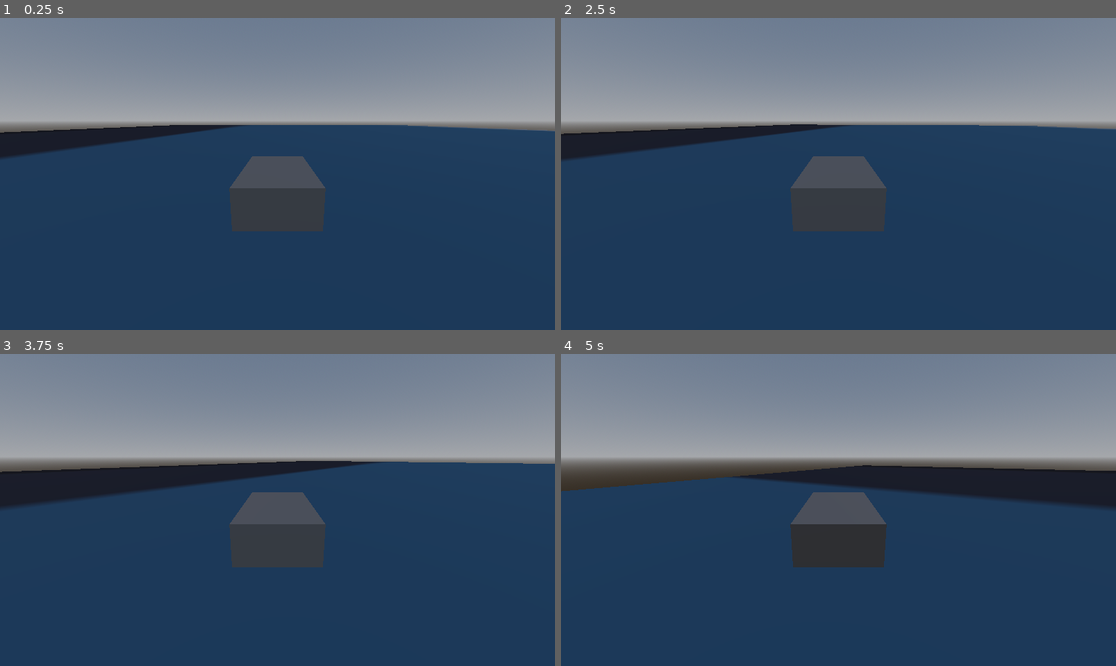
Above: before the commit, frames 1-4 (two rows, left to right).
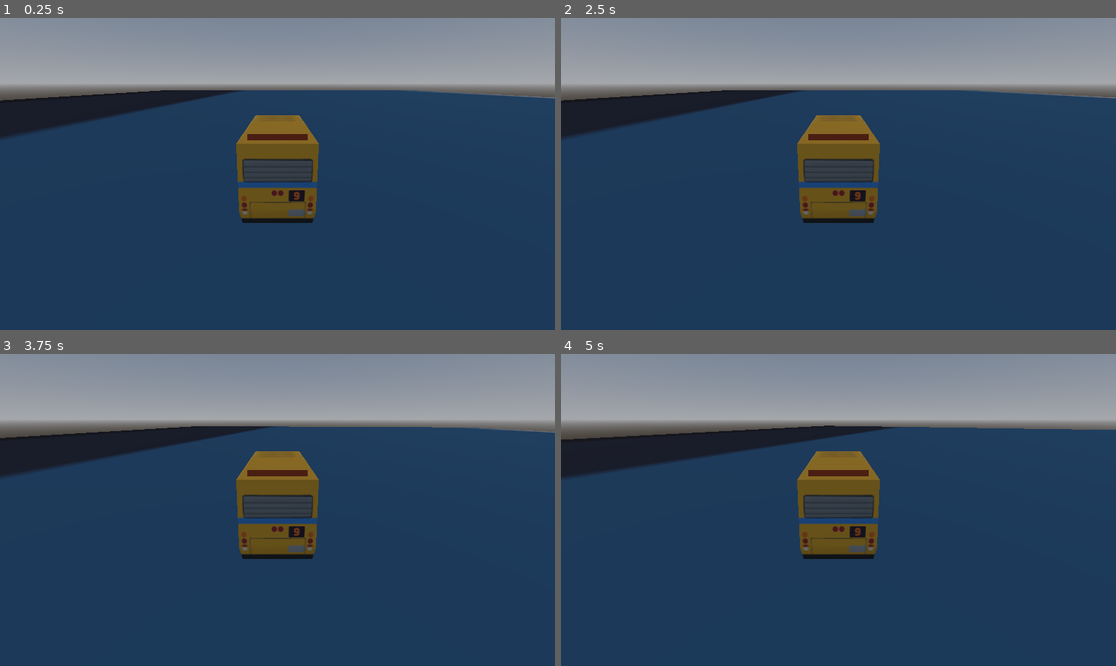
Above: after the commit, the same moments.

Repository: Username4DSchool/racing_game
Game: Godot game, scene res://test_envi.tscn
Two runs of this game, one before a commit and one after it. Both use one fixed random seed, a clock stepped at 60 frames per second and the inputs below. The engine's default icon, where the game draws it, is replaced by a stand-in: a white triangle on a blue panel in a dark square.
Inputs:
- Up to frame 1 (0.25 s): no input
- Up to frame 2 (2.5 s): tap Enter at 0.5, 2 s; hold Right (ui_right) 0.53-1.28 s; tap Space at 1.25 s; hold Down (ui_down) 1.28-2.03 s; hold Right (ui_right) from 2.03 s (still down)
- Up to frame 3 (3.75 s): release Right (ui_right) at 2.78 s; hold Up (ui_up) 2.78-3.53 s; hold Left (ui_left) from 3.53 s (still down)
- Up to frame 4 (5 s): keep holding Left (ui_left)

The runs differ from the first frame. In frame 1, 25% of the frame differs, in the area x 0-100%, y 13-69%; in frame 2, 25%; in frame 3, 27%; in frame 4, 30%.

Commit message:
nerfed nosliding, added checkpoints, finishes and a basic hud including a timer, created track template scene

Diff:
--- /dev/null
+++ b/bus_model.tscn
@@ -0,0 +1,33 @@
+[gd_scene load_steps=5 format=3 uid="uid://cthybrgghxhkv"]
+
+[ext_resource type="PackedScene" uid="uid://cu1j2g6vb0csx" path="res://assets/Low_Poly_Vehicles_bus.fbx" id="1_6kpk0"]
+[ext_resource type="Texture2D" uid="uid://wntw7gxckojc" path="res://assets/bus01.png" id="2_505j7"]
+
+[sub_resource type="StandardMaterial3D" id="StandardMaterial3D_jkwau"]
+albedo_texture = ExtResource("2_505j7")
+
+[sub_resource type="StandardMaterial3D" id="StandardMaterial3D_mjgeu"]
+albedo_color = Color(0, 0, 0, 1)
+
+[node name="Low_Poly_Vehicles_bus" instance=ExtResource("1_6kpk0")]
+
+[node name="bus" parent="." index="0"]
+surface_material_override/0 = SubResource("StandardMaterial3D_jkwau")
+
+[node name="wheel" parent="bus" index="0"]
+surface_material_override/0 = SubResource("StandardMaterial3D_mjgeu")
+
+[node name="wheel_2" parent="bus" index="1"]
+surface_material_override/0 = SubResource("StandardMaterial3D_mjgeu")
+
+[node name="wheel_3" parent="bus" index="2"]
+surface_material_override/0 = SubResource("StandardMaterial3D_mjgeu")
+
+[node name="wheel_4" parent="bus" index="3"]
+surface_material_override/0 = SubResource("StandardMaterial3D_mjgeu")
+
+[node name="wheel_5" parent="bus" index="4"]
+surface_material_override/0 = SubResource("StandardMaterial3D_mjgeu")
+
+[node name="wheel_6" parent="bus" index="5"]
+surface_material_override/0 = SubResource("StandardMaterial3D_mjgeu")
--- a/car.gd
+++ b/car.gd
@@ -6,7 +6,7 @@
 var slide_steer = 0
 var drift_multiplier= 0
 func _physics_process(delta: float) -> void:
-	if Input.get_axis("ui_left", "ui_right"):
+	if Input.get_axis("ui_left", "ui_right") and speed > 0:
 		if speed < 0.2:
 			steering = move_toward(steering, Input.get_axis("ui_left", "ui_right"), 0.1 * speed)
 		else:
@@ -16,7 +16,7 @@
 
 	if Input.is_action_pressed("ui_down"):
 		if Input.is_action_pressed("ui_up"):
-			speed = move_toward(speed, 0.3 ,0.022)
+			speed = move_toward(speed, 0.3 ,0.018)
 		else:
 			speed = move_toward(speed, -0.5 ,0.03)
 
@@ -35,17 +35,17 @@
 		else:
 			speed = move_toward(speed, 1, 0.004)
 	else:
-		speed = move_toward(speed, 0, 0.02)
+		speed = move_toward(speed, 0, 0.04)
 	velocity.y -= .1
 
 	self.move_and_slide()
 	self.move_and_collide(Vector3(speed * 0.2,0,0).rotated(Vector3(0,1,0), self.rotation.y))
-	print(speed)
+
 	if sliding:
 		self.move_and_collide(Vector3(slide_steer * 0.02 * speed, 0 ,0))
 		$Node3D.rotation.y = move_toward($Node3D.rotation.y,deg_to_rad(-90) + 0.3 * slide_steer, 0.004)
 		$Node3D/Camera3D.fov = move_toward($Node3D/Camera3D.fov, 40, 0.1)
-		drift_multiplier += delta * .25
+		drift_multiplier += delta * .40
 		if steering / abs(steering) != slide_steer or not Input.is_action_pressed("ui_down"):
 			sliding = false
 			speed = clamp(speed * 1 + drift_multiplier, -1 , 2)
--- a/car.tscn
+++ b/car.tscn
@@ -1,6 +1,7 @@
-[gd_scene load_steps=4 format=3 uid="uid://p23gv78dec47"]
+[gd_scene load_steps=5 format=3 uid="uid://p23gv78dec47"]
 
 [ext_resource type="Script" uid="uid://b1lvxqceuo66a" path="res://car.gd" id="1_7822p"]
+[ext_resource type="PackedScene" uid="uid://cthybrgghxhkv" path="res://bus_model.tscn" id="2_uoj53"]
 
 [sub_resource type="BoxShape3D" id="BoxShape3D_7822p"]
 size = Vector3(2, 0.5, 1)
@@ -8,7 +9,7 @@
 [sub_resource type="BoxMesh" id="BoxMesh_24jkt"]
 size = Vector3(2, 0.5, 1)
 
-[node name="car" type="CharacterBody3D"]
+[node name="car" type="CharacterBody3D" groups=["car"]]
 floor_stop_on_slope = false
 script = ExtResource("1_7822p")
 
@@ -17,6 +18,7 @@
 
 [node name="MeshInstance3D" type="MeshInstance3D" parent="."]
 transform = Transform3D(1, 0, 0, 0, 1, 0, 0, 0, 1, 1, 0, 0)
+visible = false
 skeleton = NodePath("body")
 
 [node name="body" type="MeshInstance3D" parent="MeshInstance3D"]
@@ -28,10 +30,13 @@
 transform = Transform3D(-4.37114e-08, 0, -1, 0, 1, 0, 1, 0, -4.37114e-08, 1, 1.095, 0)
 
 [node name="Camera3D" type="Camera3D" parent="Node3D"]
-transform = Transform3D(1, -1.08297e-08, -1.42304e-09, 1.08373e-08, 0.967445, 0.253083, -1.36411e-09, -0.253083, 0.967445, 3.21284e-09, -0.165634, 4.0035)
+transform = Transform3D(1, -1.75615e-08, -3.78587e-09, 1.75816e-08, 0.913389, 0.407088, -3.69108e-09, -0.407088, 0.913389, 3.21282e-09, 0.287826, 4.0035)
 
 [node name="front_ray" type="RayCast3D" parent="."]
 transform = Transform3D(1, 0, 0, 0, 1, 0, 0, 0, 1, 1, 0, 0)
 
 [node name="back_ray" type="RayCast3D" parent="."]
 transform = Transform3D(1, 0, 0, 0, 1, 0, 0, 0, 1, -1, 0, 0)
+
+[node name="Low_Poly_Vehicles_bus" parent="." instance=ExtResource("2_uoj53")]
+transform = Transform3D(-1.5299e-08, 0, 0.35, 0, 0.35, 0, -0.35, 0, -1.5299e-08, 0, -0.25, 0)
--- /dev/null
+++ b/checkpoint.gd
@@ -0,0 +1,18 @@
+extends Area3D
+
+@export var checked = false
+
+# Called when the node enters the scene tree for the first time.
+func _ready() -> void:
+	pass # Replace with function body.
+
+
+# Called every frame. 'delta' is the elapsed time since the previous frame.
+func _process(delta: float) -> void:
+	pass
+
+func _on_body_entered(body: Node3D) -> void:
+	if body.is_in_group("car"):
+		checked = true
+		print("checked")
+		self.get_parent().get_parent().check_checkpoints()
--- /dev/null
+++ b/checkpoint.tscn
@@ -0,0 +1,27 @@
+[gd_scene load_steps=5 format=3 uid="uid://cxustehqkjlkl"]
+
+[ext_resource type="Script" uid="uid://dtpnfkp41o7ba" path="res://checkpoint.gd" id="1_luqgl"]
+
+[sub_resource type="BoxShape3D" id="BoxShape3D_njsvn"]
+size = Vector3(2, 1, 0.1)
+
+[sub_resource type="BoxMesh" id="BoxMesh_luqgl"]
+size = Vector3(2, 1, 0.1)
+
+[sub_resource type="StandardMaterial3D" id="StandardMaterial3D_r6hke"]
+transparency = 1
+albedo_color = Color(0.576471, 0.643137, 1, 0.392157)
+
+[node name="checkpoint" type="Area3D"]
+script = ExtResource("1_luqgl")
+
+[node name="CollisionShape3D" type="CollisionShape3D" parent="."]
+transform = Transform3D(1, 0, 0, 0, 1, 0, 0, 0, 1, 0, 0.5, 0)
+shape = SubResource("BoxShape3D_njsvn")
+
+[node name="MeshInstance3D" type="MeshInstance3D" parent="."]
+transform = Transform3D(1, 0, 0, 0, 1, 0, 0, 0, 1, 0, 0.5, 0)
+mesh = SubResource("BoxMesh_luqgl")
+surface_material_override/0 = SubResource("StandardMaterial3D_r6hke")
+
+[connection signal="body_entered" from="." to="." method="_on_body_entered"]
--- /dev/null
+++ b/finish.gd
@@ -0,0 +1,5 @@
+extends Area3D
+
+func _on_body_entered(body: Node3D) -> void:
+	if body.is_in_group("car"):
+		self.get_parent().finish()
--- /dev/null
+++ b/finish.tscn
@@ -0,0 +1,27 @@
+[gd_scene load_steps=5 format=3 uid="uid://btkn7skpax3tn"]
+
+[ext_resource type="Script" uid="uid://dicfefoht3d8m" path="res://finish.gd" id="1_yp4eo"]
+
+[sub_resource type="BoxShape3D" id="BoxShape3D_goijn"]
+size = Vector3(2, 1, 0.1)
+
+[sub_resource type="BoxMesh" id="BoxMesh_yp4eo"]
+size = Vector3(2, 1, 0.1)
+
+[sub_resource type="StandardMaterial3D" id="StandardMaterial3D_bt3yw"]
+transparency = 1
+albedo_color = Color(1, 0.494118, 0.521569, 0.392157)
+
+[node name="finish" type="Area3D"]
+script = ExtResource("1_yp4eo")
+
+[node name="CollisionShape3D" type="CollisionShape3D" parent="."]
+transform = Transform3D(1, 0, 0, 0, 1, 0, 0, 0, 1, 0, 0.5, 0)
+shape = SubResource("BoxShape3D_goijn")
+
+[node name="MeshInstance3D" type="MeshInstance3D" parent="."]
+transform = Transform3D(1, 0, 0, 0, 1, 0, 0, 0, 1, 0, 0.5, 0)
+mesh = SubResource("BoxMesh_yp4eo")
+surface_material_override/0 = SubResource("StandardMaterial3D_bt3yw")
+
+[connection signal="body_entered" from="." to="." method="_on_body_entered"]
--- /dev/null
+++ b/hud.gd
@@ -0,0 +1,6 @@
+extends Node2D
+
+# Called every frame. 'delta' is the elapsed time since the previous frame.
+func _process(delta: float) -> void:
+	$time.text = var_to_str(floori(self.get_parent().time / 60))  + ":" + var_to_str(roundi(self.get_parent().time) % 60) + "." + var_to_str(self.get_parent().time - floor(self.get_parent().time)).substr(2,2)
+	$checkpoints.text = var_to_str(self.get_parent().checkpoints) + "/" + var_to_str(self.get_parent().get_node("checkpoints").get_child_count())
--- /dev/null
+++ b/hud.tscn
@@ -0,0 +1,183 @@
+[gd_scene load_steps=5 format=3 uid="uid://cdv1qwnnmkqq5"]
+
+[ext_resource type="Script" uid="uid://bsgsa1rnh12dm" path="res://hud.gd" id="1_37p78"]
+
+[sub_resource type="FontFile" id="FontFile_64ctp"]
+subpixel_positioning = 0
+msdf_pixel_range = 14
+msdf_size = 128
+cache/0/16/0/ascent = 0.0
+cache/0/16/0/descent = 0.0
+cache/0/16/0/underline_position = 0.0
+cache/0/16/0/underline_thickness = 0.0
+cache/0/16/0/scale = 1.0
+cache/0/17/0/ascent = 0.0
+cache/0/17/0/descent = 0.0
+cache/0/17/0/underline_position = 0.0
+cache/0/17/0/underline_thickness = 0.0
+cache/0/17/0/scale = 1.0
+cache/0/18/0/ascent = 0.0
+cache/0/18/0/descent = 0.0
+cache/0/18/0/underline_position = 0.0
+cache/0/18/0/underline_thickness = 0.0
+cache/0/18/0/scale = 1.0
+cache/0/19/0/ascent = 0.0
+cache/0/19/0/descent = 0.0
+cache/0/19/0/underline_position = 0.0
+cache/0/19/0/underline_thickness = 0.0
+cache/0/19/0/scale = 1.0
+cache/0/20/0/ascent = 0.0
+cache/0/20/0/descent = 0.0
+cache/0/20/0/underline_position = 0.0
+cache/0/20/0/underline_thickness = 0.0
+cache/0/20/0/scale = 1.0
+cache/0/21/0/ascent = 0.0
+cache/0/21/0/descent = 0.0
+cache/0/21/0/underline_position = 0.0
+cache/0/21/0/underline_thickness = 0.0
+cache/0/21/0/scale = 1.0
+cache/0/22/0/ascent = 0.0
+cache/0/22/0/descent = 0.0
+cache/0/22/0/underline_position = 0.0
+cache/0/22/0/underline_thickness = 0.0
+cache/0/22/0/scale = 1.0
+cache/0/23/0/ascent = 0.0
+cache/0/23/0/descent = 0.0
+cache/0/23/0/underline_position = 0.0
+cache/0/23/0/underline_thickness = 0.0
+cache/0/23/0/scale = 1.0
+cache/0/24/0/ascent = 0.0
+cache/0/24/0/descent = 0.0
+cache/0/24/0/underline_position = 0.0
+cache/0/24/0/underline_thickness = 0.0
+cache/0/24/0/scale = 1.0
+cache/0/25/0/ascent = 0.0
+cache/0/25/0/descent = 0.0
+cache/0/25/0/underline_position = 0.0
+cache/0/25/0/underline_thickness = 0.0
+cache/0/25/0/scale = 1.0
+cache/0/26/0/ascent = 0.0
+cache/0/26/0/descent = 0.0
+cache/0/26/0/underline_position = 0.0
+cache/0/26/0/underline_thickness = 0.0
+cache/0/26/0/scale = 1.0
+cache/0/27/0/ascent = 0.0
+cache/0/27/0/descent = 0.0
+cache/0/27/0/underline_position = 0.0
+cache/0/27/0/underline_thickness = 0.0
+cache/0/27/0/scale = 1.0
+cache/0/28/0/ascent = 0.0
+cache/0/28/0/descent = 0.0
+cache/0/28/0/underline_position = 0.0
+cache/0/28/0/underline_thickness = 0.0
+cache/0/28/0/scale = 1.0
+cache/0/29/0/ascent = 0.0
+cache/0/29/0/descent = 0.0
+cache/0/29/0/underline_position = 0.0
+cache/0/29/0/underline_thickness = 0.0
+cache/0/29/0/scale = 1.0
+cache/0/30/0/ascent = 0.0
+cache/0/30/0/descent = 0.0
+cache/0/30/0/underline_position = 0.0
+cache/0/30/0/underline_thickness = 0.0
+cache/0/30/0/scale = 1.0
+cache/0/31/0/ascent = 0.0
+cache/0/31/0/descent = 0.0
+cache/0/31/0/underline_position = 0.0
+cache/0/31/0/underline_thickness = 0.0
+cache/0/31/0/scale = 1.0
+cache/0/32/0/ascent = 0.0
+cache/0/32/0/descent = 0.0
+cache/0/32/0/underline_position = 0.0
+cache/0/32/0/underline_thickness = 0.0
+cache/0/32/0/scale = 1.0
+cache/0/33/0/ascent = 0.0
+cache/0/33/0/descent = 0.0
+cache/0/33/0/underline_position = 0.0
+cache/0/33/0/underline_thickness = 0.0
+cache/0/33/0/scale = 1.0
+cache/0/34/0/ascent = 0.0
+cache/0/34/0/descent = 0.0
+cache/0/34/0/underline_position = 0.0
+cache/0/34/0/underline_thickness = 0.0
+cache/0/34/0/scale = 1.0
+cache/0/35/0/ascent = 0.0
+cache/0/35/0/descent = 0.0
+cache/0/35/0/underline_position = 0.0
+cache/0/35/0/underline_thickness = 0.0
+cache/0/35/0/scale = 1.0
+cache/0/36/0/ascent = 0.0
+cache/0/36/0/descent = 0.0
+cache/0/36/0/underline_position = 0.0
+cache/0/36/0/underline_thickness = 0.0
+cache/0/36/0/scale = 1.0
+cache/0/37/0/ascent = 0.0
+cache/0/37/0/descent = 0.0
+cache/0/37/0/underline_position = 0.0
+cache/0/37/0/underline_thickness = 0.0
+cache/0/37/0/scale = 1.0
+cache/0/38/0/ascent = 0.0
+cache/0/38/0/descent = 0.0
+cache/0/38/0/underline_position = 0.0
+cache/0/38/0/underline_thickness = 0.0
+cache/0/38/0/scale = 1.0
+cache/0/39/0/ascent = 0.0
+cache/0/39/0/descent = 0.0
+cache/0/39/0/underline_position = 0.0
+cache/0/39/0/underline_thickness = 0.0
+cache/0/39/0/scale = 1.0
+cache/0/40/0/ascent = 0.0
+cache/0/40/0/descent = 0.0
+cache/0/40/0/underline_position = 0.0
+cache/0/40/0/underline_thickness = 0.0
+cache/0/40/0/scale = 1.0
+cache/0/41/0/ascent = 0.0
+cache/0/41/0/descent = 0.0
+cache/0/41/0/underline_position = 0.0
+cache/0/41/0/underline_thickness = 0.0
+cache/0/41/0/scale = 1.0
+cache/0/42/0/ascent = 0.0
+cache/0/42/0/descent = 0.0
+cache/0/42/0/underline_position = 0.0
+cache/0/42/0/underline_thickness = 0.0
+cache/0/42/0/scale = 1.0
+cache/0/43/0/ascent = 0.0
+cache/0/43/0/descent = 0.0
+cache/0/43/0/underline_position = 0.0
+cache/0/43/0/underline_thickness = 0.0
+cache/0/43/0/scale = 1.0
+
+[sub_resource type="LabelSettings" id="LabelSettings_8sq4i"]
+font = SubResource("FontFile_64ctp")
+font_size = 40
+outline_size = 6
+outline_color = Color(0, 0, 0, 1)
+
+[sub_resource type="LabelSettings" id="LabelSettings_640wx"]
+font = SubResource("FontFile_64ctp")
+font_size = 23
+outline_size = 6
+outline_color = Color(0, 0, 0, 1)
+
+[node name="hud" type="Node2D"]
+script = ExtResource("1_37p78")
+
+[node name="time" type="Label" parent="."]
+offset_left = 384.0
+offset_top = 512.0
+offset_right = 768.0
+offset_bottom = 576.0
+text = "00.00.00"
+label_settings = SubResource("LabelSettings_8sq4i")
+horizontal_alignment = 1
+vertical_alignment = 1
+
+[node name="checkpoints" type="Label" parent="."]
+offset_left = 384.0
+offset_top = 576.0
+offset_right = 768.0
+offset_bottom = 608.0
+text = "4/3"
+label_settings = SubResource("LabelSettings_640wx")
+horizontal_alignment = 1
+vertical_alignment = 1
--- a/project.godot
+++ b/project.godot
@@ -14,6 +14,10 @@
 run/main_scene="uid://qsm5e6bouf45"
 config/features=PackedStringArray("4.4", "Forward Plus")
 config/icon="res://icon.svg"
+
+[global_group]
+
+car=""
 
 [input]
 
--- /dev/null
+++ b/track.gd
@@ -0,0 +1,23 @@
+extends Node3D
+
+var time = 0
+var checkpoints = 0
+# Called when the node enters the scene tree for the first time.
+func _ready() -> void:
+	pass # Replace with function body.
+
+
+# Called every frame. 'delta' is the elapsed time since the previous frame.
+func _process(delta: float) -> void:
+	time += delta
+func check_checkpoints() -> bool:
+	var check = true
+	checkpoints = 0
+	for i in $checkpoints.get_children():
+		check = false if not i.checked else check
+		checkpoints = checkpoints + 1 if i.checked else checkpoints
+	return check
+
+func finish():
+	if check_checkpoints():
+		print("finish")
--- /dev/null
+++ b/track.tscn
@@ -0,0 +1,30 @@
+[gd_scene load_steps=5 format=3 uid="uid://c1p5dve86skon"]
+
+[ext_resource type="Script" uid="uid://dnfc3nsmogmpk" path="res://track.gd" id="1_mll3j"]
+
+[sub_resource type="ProceduralSkyMaterial" id="ProceduralSkyMaterial_dlrp4"]
+sky_horizon_color = Color(0.662243, 0.671743, 0.686743, 1)
+ground_horizon_color = Color(0.662243, 0.671743, 0.686743, 1)
+
+[sub_resource type="Sky" id="Sky_mll3j"]
+sky_material = SubResource("ProceduralSkyMaterial_dlrp4")
+
+[sub_resource type="Environment" id="Environment_phvr8"]
+background_mode = 2
+sky = SubResource("Sky_mll3j")
+tonemap_mode = 2
+glow_enabled = true
+
+[node name="track" type="Node3D"]
+script = ExtResource("1_mll3j")
+
+[node name="WorldEnvironment" type="WorldEnvironment" parent="."]
+environment = SubResource("Environment_phvr8")
+
+[node name="DirectionalLight3D" type="DirectionalLight3D" parent="."]
+transform = Transform3D(-0.866023, -0.433016, 0.250001, 0, 0.499998, 0.866027, -0.500003, 0.749999, -0.43301, 0, 0, 0)
+shadow_enabled = true
+
+[node name="checkpoints" type="Node3D" parent="."]
+
+[node name="track_objects" type="Node3D" parent="."]
--- /dev/null
+++ b/tracks/track_1.tscn
@@ -0,0 +1,92 @@
+[gd_scene load_steps=8 format=3 uid="uid://u6gh52pl0ita"]
+
+[ext_resource type="PackedScene" uid="uid://c1p5dve86skon" path="res://track.tscn" id="1_jhe20"]
+[ext_resource type="PackedScene" uid="uid://p23gv78dec47" path="res://car.tscn" id="2_btncu"]
+[ext_resource type="PackedScene" uid="uid://cxustehqkjlkl" path="res://checkpoint.tscn" id="3_cejyx"]
+[ext_resource type="PackedScene" uid="uid://btkn7skpax3tn" path="res://finish.tscn" id="4_xv2qj"]
+[ext_resource type="PackedScene" uid="uid://cdv1qwnnmkqq5" path="res://hud.tscn" id="5_xv2qj"]
+
+[sub_resource type="BoxMesh" id="BoxMesh_cejyx"]
+size = Vector3(2, 0.1, 2)
+
+[sub_resource type="ConcavePolygonShape3D" id="ConcavePolygonShape3D_xv2qj"]
+data = PackedVector3Array(-1, 0.05, 1, 1, 0.05, 1, -1, -0.05, 1, 1, 0.05, 1, 1, -0.05, 1, -1, -0.05, 1, 1, 0.05, -1, -1, 0.05, -1, 1, -0.05, -1, -1, 0.05, -1, -1, -0.05, -1, 1, -0.05, -1, 1, 0.05, 1, 1, 0.05, -1, 1, -0.05, 1, 1, 0.05, -1, 1, -0.05, -1, 1, -0.05, 1, -1, 0.05, -1, -1, 0.05, 1, -1, -0.05, -1, -1, 0.05, 1, -1, -0.05, 1, -1, -0.05, -1, 1, 0.05, 1, -1, 0.05, 1, 1, 0.05, -1, -1, 0.05, 1, -1, 0.05, -1, 1, 0.05, -1, -1, -0.05, 1, 1, -0.05, 1, -1, -0.05, -1, 1, -0.05, 1, 1, -0.05, -1, -1, -0.05, -1)
+
+[node name="track" instance=ExtResource("1_jhe20")]
+
+[node name="car" type="Node3D" parent="." index="2"]
+
+[node name="car" parent="car" index="0" instance=ExtResource("2_btncu")]
+transform = Transform3D(1, 0, 0, 0, 1, 0, 0, 0, 1, 0, 0.266619, 0)
+
+[node name="checkpoint" parent="checkpoints" index="0" instance=ExtResource("3_cejyx")]
+transform = Transform3D(0.14199, 0, 0.989868, 0, 1, 0, -0.989868, 0, 0.14199, 12.2153, 1.90735e-06, 5.45806)
+
+[node name="checkpoint2" parent="checkpoints" index="1" instance=ExtResource("3_cejyx")]
+transform = Transform3D(-0.22194, 0, 0.97506, 0, 1, 0, -0.97506, 0, -0.22194, 26.2794, 1.90735e-06, -3.76744)
+
+[node name="checkpoint3" parent="checkpoints" index="2" instance=ExtResource("3_cejyx")]
+transform = Transform3D(0.882152, 0, 0.470966, 0, 1, 0, -0.470966, 0, 0.882152, 34.7951, 1.90735e-06, 17.1093)
+
+[node name="checkpoint4" parent="checkpoints" index="3" instance=ExtResource("3_cejyx")]
+transform = Transform3D(0.882152, 0, 0.470966, 0, 1, 0, -0.470966, 0, 0.882152, 44.3931, 1.90735e-06, 39.0007)
+
+[node name="floor" type="StaticBody3D" parent="track_objects" index="0"]
+transform = Transform3D(10, 0, 0, 0, 10, 0, 0, 0, 10, 0, 0, 0)
+
+[node name="MeshInstance3D" type="MeshInstance3D" parent="track_objects/floor" index="0"]
+transform = Transform3D(1, 0, 0, 0, 1, 0, 0, 0, 1, 0, -0.05, 0)
+mesh = SubResource("BoxMesh_cejyx")
+
+[node name="CollisionShape3D" type="CollisionShape3D" parent="track_objects/floor" index="1"]
+transform = Transform3D(1, 0, 0, 0, 1, 0, 0, 0, 1, 0, -0.05, 0)
+shape = SubResource("ConcavePolygonShape3D_xv2qj")
+
+[node name="floor2" type="StaticBody3D" parent="track_objects" index="1"]
+transform = Transform3D(10, 0, 0, 0, 10, 0, 0, 0, 10, 20, 0, 0)
+
+[node name="MeshInstance3D" type="MeshInstance3D" parent="track_objects/floor2" index="0"]
+transform = Transform3D(1, 0, 0, 0, 1, 0, 0, 0, 1, 0, -0.05, 0)
+mesh = SubResource("BoxMesh_cejyx")
+
+[node name="CollisionShape3D" type="CollisionShape3D" parent="track_objects/floor2" index="1"]
+transform = Transform3D(1, 0, 0, 0, 1, 0, 0, 0, 1, 0, -0.05, 0)
+shape = SubResource("ConcavePolygonShape3D_xv2qj")
+
+[node name="floor3" type="StaticBody3D" parent="track_objects" index="2"]
+transform = Transform3D(10, 0, 0, 0, 10, 0, 0, 0, 10, 40, 0, 0)
+
+[node name="MeshInstance3D" type="MeshInstance3D" parent="track_objects/floor3" index="0"]
+transform = Transform3D(1, 0, 0, 0, 1, 0, 0, 0, 1, 0, -0.05, 0)
+mesh = SubResource("BoxMesh_cejyx")
+
+[node name="CollisionShape3D" type="CollisionShape3D" parent="track_objects/floor3" index="1"]
+transform = Transform3D(1, 0, 0, 0, 1, 0, 0, 0, 1, 0, -0.05, 0)
+shape = SubResource("ConcavePolygonShape3D_xv2qj")
+
+[node name="floor4" type="StaticBody3D" parent="track_objects" index="3"]
+transform = Transform3D(10, 0, 0, 0, 10, 0, 0, 0, 10, 40, 0, 20)
+
+[node name="MeshInstance3D" type="MeshInstance3D" parent="track_objects/floor4" index="0"]
+transform = Transform3D(1, 0, 0, 0, 1, 0, 0, 0, 1, 0, -0.05, 0)
+mesh = SubResource("BoxMesh_cejyx")
+
+[node name="CollisionShape3D" type="CollisionShape3D" parent="track_objects/floor4" index="1"]
+transform = Transform3D(1, 0, 0, 0, 1, 0, 0, 0, 1, 0, -0.05, 0)
+shape = SubResource("ConcavePolygonShape3D_xv2qj")
+
+[node name="floor5" type="StaticBody3D" parent="track_objects" index="4"]
+transform = Transform3D(10, 0, 0, 0, 10, 0, 0, 0, 10, 40, 0, 40)
+
+[node name="MeshInstance3D" type="MeshInstance3D" parent="track_objects/floor5" index="0"]
+transform = Transform3D(1, 0, 0, 0, 1, 0, 0, 0, 1, 0, -0.05, 0)
+mesh = SubResource("BoxMesh_cejyx")
+
+[node name="CollisionShape3D" type="CollisionShape3D" parent="track_objects/floor5" index="1"]
+transform = Transform3D(1, 0, 0, 0, 1, 0, 0, 0, 1, 0, -0.05, 0)
+shape = SubResource("ConcavePolygonShape3D_xv2qj")
+
+[node name="finish" parent="." index="5" instance=ExtResource("4_xv2qj")]
+transform = Transform3D(1, 0, 0, 0, 1, 0, 0, 0, 1, 34.0077, -4.76837e-07, 46.8047)
+
+[node name="hud" parent="." index="6" instance=ExtResource("5_xv2qj")]
Binary file added: assets/Low_Poly_Vehicles_bus.fbx
Not shown, added: assets/Low_Poly_Vehicles_bus.fbx.import
Binary file added: assets/bus01.png
Not shown, added: assets/bus01.png.import
Not shown, added: checkpoint.gd.uid
Not shown, added: finish.gd.uid
Not shown, added: hud.gd.uid
Not shown, added: track.gd.uid
